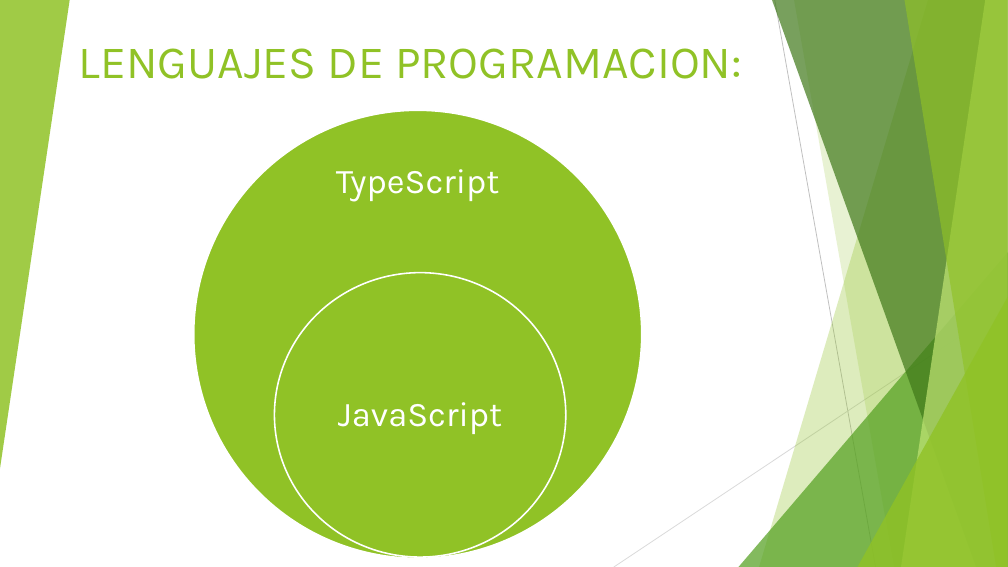
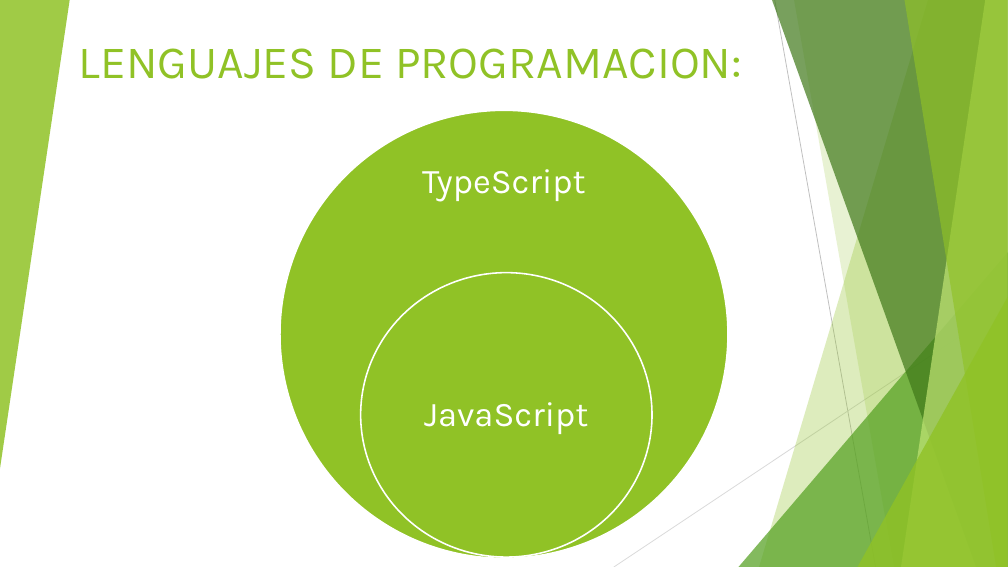
Before and after one commit to mariela21180/institucional-cfp, a slide deck: slide 14 of - Presentacion/Filminas.pptx. Drawn at 1008x567 pixels with LibreOffice and Linux fonts; fonts in the diff are those of the drawing. Boxes give left, top, right and bottom in pixels: in the first picture for what was removed or moved away, otherwise in the second. Text is boxed around its words. In the diff, an @@ line names an element or a change of style, - is before the commit and + after.

```diff
--- a/- Presentacion/Filminas.pptx
+++ b/- Presentacion/Filminas.pptx
@@ 2 texts, 2 ellipses: place and size @@
-2 texts, 2 ellipses at [194,110,642,559]
+2 texts, 2 ellipses at [280,110,728,559]
```
Also in this commit, not shown: 3 other slides changed, 2 other files.
